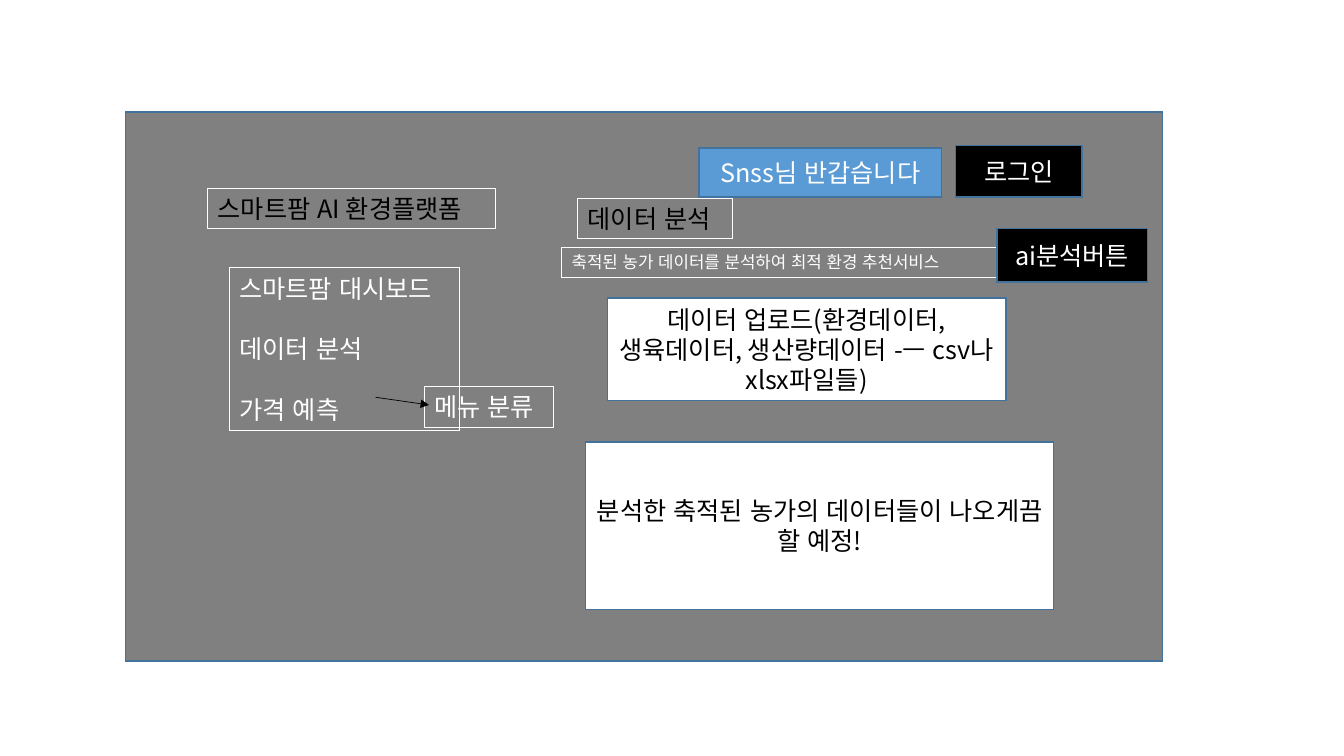
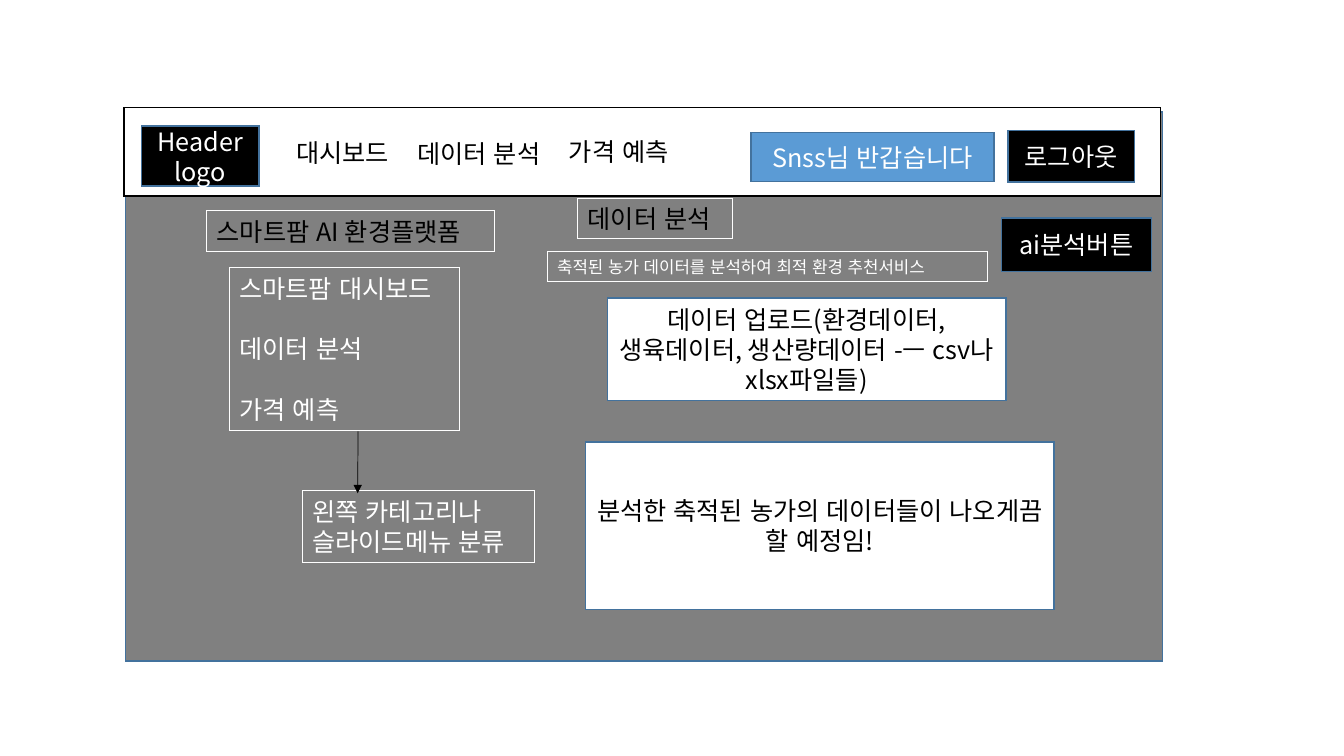
Before and after one commit to sky17892/python_1st_project, a slide deck: slide 4 of 화면설계서.pptx (slide 3 before the commit). Drawn at 1344x756 pixels with LibreOffice and Linux fonts; fonts in the diff are those of the drawing. Boxes give left, top, right and bottom in pixels: in the first picture for what was removed or moved away, otherwise in the second. Text is boxed around its words. In the diff, an @@ line names an element or a change of style, - is before the commit and + after.

```diff
--- a/화면설계서.pptx
+++ b/화면설계서.pptx
@@ rectangle added at (124,108,1160,197), fill #FFFFFF, outline #000000 1 pt @@
@@ rectangle added at (141,126,259,187), fill #000000, outline #43739E 1 pt, 18 pt, text #FFFFFF @@
+Header logo
@@ rectangle added at (286,132,407,172), outline #FFFFFF 0 pt dashed, 18 pt, text #000000 @@
+대시보드
@@ rectangle added at (407,133,562,173), outline #FFFFFF 0 pt dashed, 18 pt, text #000000 @@
+데이터 분석
@@ rectangle added at (560,131,689,171), outline #FFFFFF 0 pt dashed, 18 pt, text #000000 @@
+가격 예측
@@ rectangle "Snss님 반갑습니다": place and size @@
-rectangle "Snss님 반갑습니다" at (699,148,942,198)
+rectangle "Snss님 반갑습니다" at (751,133,994,182)
@@ rectangle "로그아웃": place and size @@
-rectangle "로그아웃" at (956,146,1082,198)
+rectangle "로그아웃" at (1008,131,1134,182)
@@ text in rectangle at (1025,145,1118,168): text changed @@
-로그인
+로그아웃
@@ rectangle "스마트팜 AI 환경플랫폼": place and size @@
-rectangle "스마트팜 AI 환경플랫폼" at (208,189,495,229)
+rectangle "스마트팜 AI 환경플랫폼" at (207,211,495,252)
@@ rectangle "ai분석버튼": place and size @@
-rectangle "ai분석버튼" at (997,229,1147,282)
+rectangle "ai분석버튼" at (1001,218,1151,271)
@@ rectangle "축적된 농가 데이터를 분석하여 최적 ...": place and size @@
-rectangle "축적된 농가 데이터를 분석하여 최적 ..." at (562,247,1001,277)
+rectangle "축적된 농가 데이터를 분석하여 최적 ..." at (547,251,987,281)
@@ arrow moved from (376, 397) - (430, 405) to (358, 432) - (358, 493) @@
@@ outline #FFFFFF 0 pt dashed to #FFFFFF 0 pt in 4 elements at (578,199,733,240), (547,251,987,281), (207,211,495,252), (302,491,534,563) @@
@@ rectangle "왼쪽 카테고리나": place and size @@
-rectangle "왼쪽 카테고리나" at (424,386,554,426)
+rectangle "왼쪽 카테고리나" at (302,491,534,563)
@@ text in rectangle at (312,500,505,553): text changed @@
-메뉴 분류
+왼쪽 카테고리나
+슬라이드메뉴 분류
@@ text in rectangle at (597,499,1043,552): text changed @@
-분석한 축적된 농가의 데이터들이 나오게끔 할 예정!
+분석한 축적된 농가의 데이터들이 나오게끔 할 예정임!
```
Also in this commit, not shown: 2 other slides changed, 1 slide added, 2 other files.
